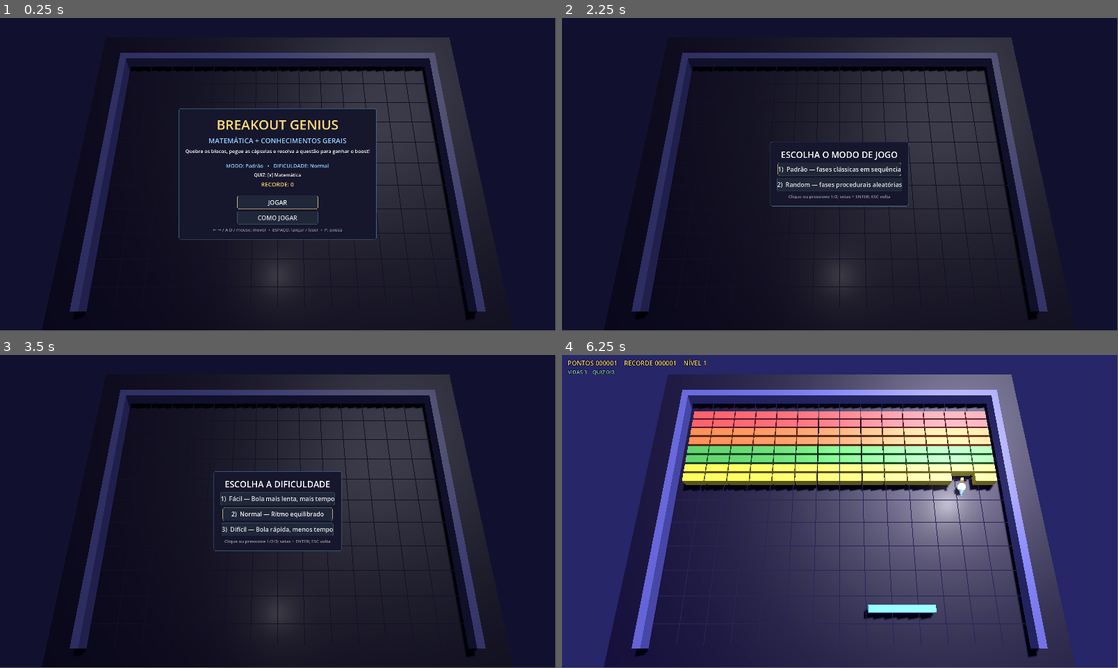
Above: before the commit, frames 1-4 (two rows, left to right).
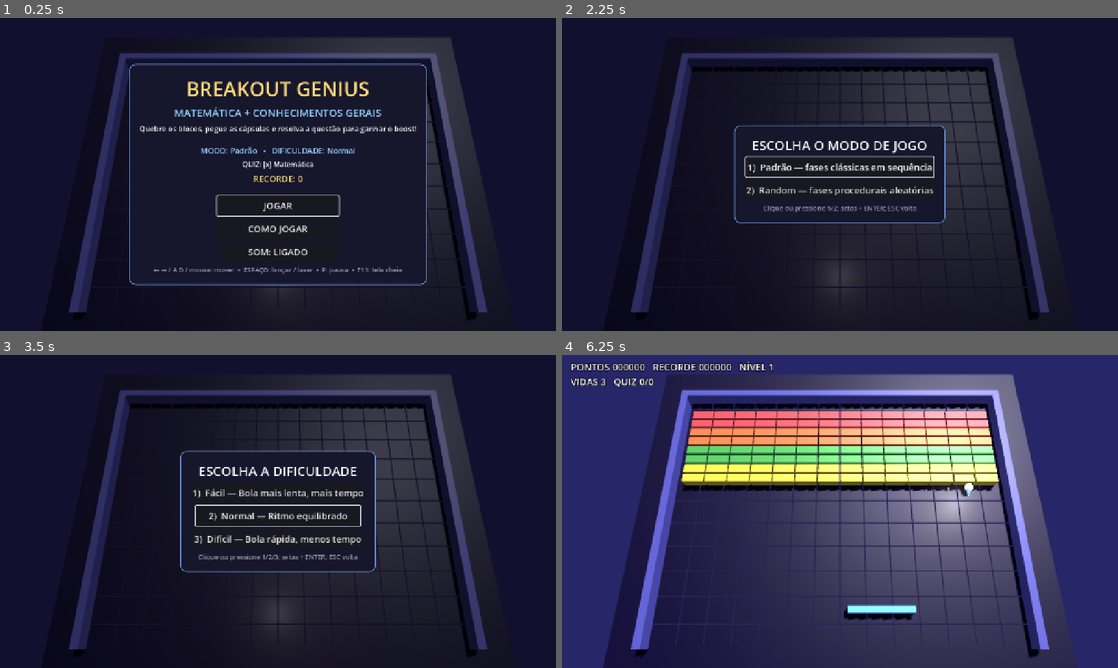
Above: after the commit, the same moments.

Repository: samuury/PIT---Breakout
Game: Godot game, scene res://Main.tscn
Same seed, same stepped clock (60 frames per second), same inputs: the game is played once before the commit and once after it.
Inputs (mouse positions are in pixels of both pictures, inside the frame that each line leads up to):
- Up to frame 1 (0.25 s): no input
- Up to frame 2 (2.25 s): click (840, 252) at 0.5 s, where only the run after the commit has a clickable "SOM: LIGADO"; click (840, 252) at 1.25 s, where only the run after the commit has a clickable "SOM: DESLIGADO"; click "JOGAR" at 2 s
- Up to frame 3 (3.5 s): click "1) Padrão — fases clássicas e…" at 2.75 s
- Up to frame 4 (6.25 s): click "2) Normal — Ritmo equilibrado" at 3.5 s; click "COMEÇAR" at 4.25 s; tap Enter at 5 s; move the mouse to (962, 495) at 5.02 s; hold D 5.03-5.78 s; tap Right (dir) at 5.1, 5.85 s; click (962, 495) at 5.17 s; move the mouse to (728, 527) at 5.77 s; hold A from 5.78 s (still down); click (728, 527) at 5.92 s
In our replay, the window is 799x449 before the commit and 800x450 after it. These sizes can differ from the game's own. Grey fills any space a smaller window leaves; there, only what the larger window draws over its background counts as a difference.

The runs differ from the first frame. In frame 1, 12% of the frame differs, in the area x 12-88%, y 6-96%; in frame 2, 6.0%; in frame 3, 6.7%; in frame 4, 8.8%.

Commit message:
Melhora jogo e configurações de exportação

Diff:
--- a/Main.gd
+++ b/Main.gd
@@ -24,13 +24,11 @@
 const STALL_LIMIT := 8.0
 const MAX_DROPS := 3
 const SPEED_K := 1.875  # +25% sobre o valor anterior (1.5), vale para todas as dificuldades
-const SIM_STEP := 1.0 / 60.0
-const MAX_CATCH_UP := 0.25
-var save_path := "user://recorde_breakout_matematico.txt"
+const SAVE_PATH := "user://recorde_breakout_matematico.txt"
 const QUESTIONS_PATH := "res://data/perguntas.json"
+const CONFIG_PATH := "user://config_breakout.cfg"
 const QuizBankScript := preload("res://quiz_bank.gd")
 const LevelGenScript := preload("res://level_gen.gd")
-const RecordStoreScript := preload("res://record_store.gd")
 const ROW_PTS := [7, 7, 5, 5, 3, 3, 1, 1]
 const MATERIAS := ["Matemática", "Geografia", "Ciências", "História", "Cultura"]
 var ROW_COLORS: Array[Color] = [
@@ -94,10 +92,12 @@
 var use_mouse := false
 var mouse_ratio := 0.5
 var t_anim := 0.0
-var sim_accumulator := 0.0
 var novo_recorde := false
+var save_path := SAVE_PATH
+var config_path := CONFIG_PATH
+var sound_on := true
+var bump_tw: Tween
 var bank
-var record_store
 var drop_cd := 0.0
 var stall_t := 0.0
 var shake := 0.0
@@ -119,8 +119,6 @@
 var quiz_fb := 0.0
 
 var hud_label: Label
-var hud_status_label: Label
-var hud_effects_label: Label
 var msg_label: Label
 var hint_label: Label
 var quiz_box: CenterContainer
@@ -140,12 +138,12 @@
 	var win := get_window()
 	win.content_scale_mode = Window.CONTENT_SCALE_MODE_CANVAS_ITEMS
 	win.content_scale_aspect = Window.CONTENT_SCALE_ASPECT_KEEP
-	win.content_scale_size = Vector2i(1920, 1080)
-	record_store = RecordStoreScript.new(save_path)
+	win.content_scale_size = Vector2i(1280, 720)
 	hi = load_hi()
 	bank = QuizBankScript.new()
 	bank.load_json(QUESTIONS_PATH)
 	setup_input()
+	load_config()
 	setup_sfx()
 	setup_env()
 	setup_world()
@@ -182,6 +180,7 @@
 func sfx_add(nome: String, notes: Array, vol := 0.22) -> void:
 	var p := AudioStreamPlayer.new()
 	p.stream = make_seq(notes, vol)
+	p.max_polyphony = 4
 	add_child(p)
 	sfx_players[nome] = p
 
@@ -395,8 +394,8 @@
 		col = Color8(105, 112, 128)
 		node = box(Vector3(BR_W, BR_H, 1.0), col, Vector3(pos.x, pos.y, 0), 0.1)
 	elif tipo == "bomba":
-		col = Color8(55, 43, 62)
-		node = box(Vector3(BR_W, BR_H, 0.8), col, Vector3(pos.x, pos.y, 0), 0.7)
+		col = Color8(155, 45, 42)
+		node = box(Vector3(BR_W, BR_H, 0.8), col, Vector3(pos.x, pos.y, 0), 0.5)
 		var sm := SphereMesh.new()
 		sm.radius = 0.25
 		sm.height = 0.5
@@ -453,6 +452,7 @@
 
 
 func start_game() -> void:
+	save_config()
 	score = 0
 	lives = 3
 	level = 1
@@ -488,11 +488,24 @@
 
 
 func load_hi() -> int:
-	return record_store.load_score()
+	if FileAccess.file_exists(save_path):
+		var f := FileAccess.open(save_path, FileAccess.READ)
+		if f == null:
+			push_warning("Não foi possível abrir o arquivo de recorde: %s" % save_path)
+			return 0
+		var value := f.get_as_text().strip_edges()
+		if value.is_valid_int():
+			return maxi(0, value.to_int())
+		push_warning("Arquivo de recorde inválido; usando 0: %s" % save_path)
+	return 0
 
 
 func save_hi() -> void:
-	record_store.save_score(hi)
+	var f := FileAccess.open(save_path, FileAccess.WRITE)
+	if f == null:
+		push_warning("Não foi possível salvar o recorde: %s" % save_path)
+		return
+	f.store_string(str(hi))
 
 
 # ---------------------------------------------------------------- acertos / bombas
@@ -510,6 +523,7 @@
 	if int(br.hp) > 0:
 		sfx_play("duro")
 		tint(br)
+		flash_brick(node)
 		burst(node.position, Color(0.9, 0.9, 0.95), 4)
 		return
 	bricks.erase(br)
@@ -518,7 +532,7 @@
 	score += int(br.pts) * level * (2 if active.has("X2") else 1)
 	sfx_play("bloco")
 	burst(node.position, col, 12)
-	node.queue_free()
+	pop_brick(node)
 	shake = maxf(shake, 0.08)
 	if drop_cd <= 0.0 and randf() < DROP_CHANCE and drops.size() < MAX_DROPS:
 		drop_cd = DROP_COOLDOWN
@@ -704,6 +718,7 @@
 			pos.y = PADDLE_Y + PADDLE_H * 0.5 + BALL_R
 			accel = minf(1.3, accel + 0.01)
 			sfx_play("raquete")
+			paddle_bump()
 			if active.has("IMA"):
 				b.stuck = true
 				b.off = pos.x - paddle.position.x
@@ -737,13 +752,17 @@
 		l.pos = p
 		var n: MeshInstance3D = l.node
 		n.position = Vector3(p.x, p.y, 0)
-		var target = null
+		var target: Dictionary = {}
+		var target_distance := INF
 		for br in bricks:
 			var bp: Vector2 = br.pos
-			if absf(p.x - bp.x) < BR_W * 0.5 + 0.045 and absf(p.y - bp.y) < BR_H * 0.5 + 0.15:
+			var vertical_distance := absf(p.y - bp.y)
+			if absf(p.x - bp.x) < BR_W * 0.5 + 0.045 \
+					and vertical_distance < BR_H * 0.5 + 0.15 \
+					and vertical_distance < target_distance:
 				target = br
-				break
-		if target != null:
+				target_distance = vertical_distance
+		if not target.is_empty():
 			hit_brick(target)
 			n.queue_free()
 			lasers.erase(l)
@@ -755,7 +774,7 @@
 func update_paddle(delta: float) -> void:
 	var dir := 0.0
 	dir = Input.get_axis("esq", "dir")
-	var spd := 18.0 * (0.55 if active.has("RAQUETE_LENTA") else 1.0)
+	var spd := 22.0 * (0.55 if active.has("RAQUETE_LENTA") else 1.0)
 	var x := paddle.position.x
 	if dir != 0.0:
 		use_mouse = false
@@ -804,7 +823,20 @@
 
 
 # ---------------------------------------------------------------- perguntas
+func adapt_offsets() -> Dictionary:
+	# Dificuldade adaptativa: acerto alto sobe o nível daquela matéria, acerto baixo desce.
+	var out := {}
+	var pc: Dictionary = stats.por_cat
+	for cat in pc:
+		var ok: int = pc[cat][0]
+		var tot: int = pc[cat][1]
+		if tot >= 3:
+			out[cat] = clampi(int(round((float(ok) / tot - 0.6) * 5.0)), -2, 2)
+	return out
+
+
 func pick_question() -> Dictionary:
+	bank.adapt = adapt_offsets()
 	return bank.pick(materias_sel, ultima_cat, used, level)
 
 
@@ -828,7 +860,6 @@
 	for i in 4:
 		quiz_buttons[i].text = "%d)  %s" % [i + 1, quiz.opts[i]]
 		quiz_buttons[i].modulate = Color.WHITE
-	quiz_buttons[0].grab_focus()
 	quiz_fb_label.text = "Teclas 1-4 ou clique  •  Resposta rápida = mais pontos"
 	quiz_fb_label.modulate = Color(0.7, 0.7, 0.8)
 	set_state("QUIZ")
@@ -927,18 +958,11 @@
 
 
 func _process(delta: float) -> void:
-	var visual_delta := minf(delta, 0.1)
-	t_anim += visual_delta
-	update_shake(visual_delta)
-	update_fx(visual_delta)
-	sim_accumulator = minf(sim_accumulator + maxf(delta, 0.0), MAX_CATCH_UP)
-	while sim_accumulator >= SIM_STEP:
-		process_game_step(SIM_STEP)
-		sim_accumulator -= SIM_STEP
+	delta = minf(delta, 1.0 / 30.0)
+	t_anim += delta
+	update_shake(delta)
+	update_fx(delta)
 	update_hud()
-
-
-func process_game_step(delta: float) -> void:
 	match state:
 		"QUIZ":
 			if not quiz_answered:
@@ -1059,15 +1083,12 @@
 func update_hud() -> void:
 	var show_hud := state in ["JOGANDO", "QUIZ", "PAUSA", "NIVEL"]
 	hud_label.visible = show_hud
-	hud_status_label.visible = show_hud
-	hud_effects_label.visible = show_hud
-	var boost_items: Array[String] = []
+	var boosts := ""
 	for k in active:
 		var info: Dictionary = BOOSTS[k] if BOOSTS.has(k) else DOWNGRADES[k]
-		boost_items.append("%s %ds" % [info.nome, int(ceil(float(active[k])))])
-	hud_label.text = "PONTOS %06d    RECORDE %06d    NÍVEL %d" % [score, maxi(hi, score), level]
-	hud_status_label.text = "VIDAS %d    QUIZ %d/%d" % [lives, int(stats.get("acertos", 0)), int(stats.get("total", 0))]
-	hud_effects_label.text = "  •  ".join(boost_items)
+		boosts += "   [%s %ds]" % [info.nome, int(ceil(float(active[k])))]
+	hud_label.text = "PONTOS %06d   RECORDE %06d   NÍVEL %d\nVIDAS %d   QUIZ %d/%d%s" % [
+		score, maxi(hi, score), level, lives, int(stats.get("acertos", 0)), int(stats.get("total", 0)), boosts]
 
 	var hint := ""
 	if state == "JOGANDO":
@@ -1105,13 +1126,16 @@
 	var pc: Dictionary = stats.por_cat
 	if pc.is_empty():
 		s += "Nenhuma cápsula coletada nesta partida.\n"
+	var ad := adapt_offsets()
 	var names := pc.keys()
 	names.sort_custom(func(a, b): return int(pc[a][1]) > int(pc[b][1]))
 	for nm in names:
 		var ac: int = pc[nm][0]
 		var tt: int = pc[nm][1]
 		var filled := int(round(10.0 * ac / tt)) if tt > 0 else 0
-		s += "%s  [%s%s]  %d/%d\n" % [nm, "#".repeat(filled), "-".repeat(10 - filled), ac, tt]
+		var adj := int(ad.get(nm, 0))
+		var adj_txt := ("   (nível %+d)" % adj) if adj != 0 else ""
+		s += "%s  [%s%s]  %d/%d%s\n" % [nm, "#".repeat(filled), "-".repeat(10 - filled), ac, tt, adj_txt]
 	s += "\nENTER: jogar de novo   •   M: menu   •   ESC: sair"
 	return s
 
@@ -1137,25 +1161,7 @@
 
 	hud_label = make_label(22)
 	hud_label.position = Vector2(20, 12)
-	hud_label.add_theme_color_override("font_color", Color8(255, 220, 135))
 	cl.add_child(hud_label)
-
-	hud_status_label = make_label(18)
-	hud_status_label.position = Vector2(20, 46)
-	hud_status_label.add_theme_color_override("font_color", Color8(155, 220, 235))
-	cl.add_child(hud_status_label)
-
-	hud_effects_label = make_label(17)
-	hud_effects_label.set_anchors_and_offsets_preset(Control.PRESET_TOP_RIGHT)
-	hud_effects_label.offset_left = -760
-	hud_effects_label.offset_right = -24
-	hud_effects_label.offset_top = 18
-	hud_effects_label.offset_bottom = 72
-	hud_effects_label.horizontal_alignment = HORIZONTAL_ALIGNMENT_RIGHT
-	hud_effects_label.vertical_alignment = VERTICAL_ALIGNMENT_CENTER
-	hud_effects_label.autowrap_mode = TextServer.AUTOWRAP_WORD_SMART
-	hud_effects_label.add_theme_color_override("font_color", Color8(185, 225, 190))
-	cl.add_child(hud_effects_label)
 
 	msg_label = make_label(30)
 	msg_label.horizontal_alignment = HORIZONTAL_ALIGNMENT_CENTER
@@ -1216,9 +1222,8 @@
 	for i in 4:
 		var b := Button.new()
 		b.custom_minimum_size = Vector2(360, 60)
-		b.focus_mode = Control.FOCUS_ALL
+		b.focus_mode = Control.FOCUS_NONE
 		b.add_theme_font_size_override("font_size", 22)
-		style_button(b)
 		b.pressed.connect(answer.bind(i))
 		grid.add_child(b)
 		quiz_buttons.append(b)
@@ -1260,26 +1265,9 @@
 	b.custom_minimum_size = Vector2(w, 46)
 	b.size_flags_horizontal = Control.SIZE_SHRINK_CENTER
 	b.add_theme_font_size_override("font_size", 21)
-	style_button(b)
 	b.pressed.connect(cb)
 	menu_vb.add_child(b)
 	return b
-
-
-func button_style(background: Color, border: Color) -> StyleBoxFlat:
-	var style := StyleBoxFlat.new()
-	style.bg_color = background
-	style.border_color = border
-	style.set_border_width_all(1)
-	style.set_corner_radius_all(6)
-	return style
-
-
-func style_button(button: Button) -> void:
-	button.add_theme_stylebox_override("normal", button_style(Color8(31, 39, 57), Color8(68, 91, 122)))
-	button.add_theme_stylebox_override("hover", button_style(Color8(44, 60, 78), Color8(100, 190, 220)))
-	button.add_theme_stylebox_override("pressed", button_style(Color8(24, 34, 48), Color8(255, 205, 110)))
-	button.add_theme_stylebox_override("focus", button_style(Color(0, 0, 0, 0), Color8(255, 220, 135)))
 
 
 func materias_text() -> String:
@@ -1310,7 +1298,8 @@
 			mlabel("", 8)
 			var jb := mbutton("JOGAR", func(): set_state("SELECAO_MODO"), 280.0)
 			mbutton("COMO JOGAR", func(): set_state("AJUDA"), 280.0)
-			mlabel("← → / A D / mouse: mover  •  ESPAÇO: lançar / laser  •  P: pausa", 15, grey)
+			mbutton("SOM: " + ("LIGADO" if sound_on else "DESLIGADO"), toggle_sound, 280.0)
+			mlabel("← → / A D / mouse: mover  •  ESPAÇO: lançar / laser  •  P: pausa  •  F11: tela cheia", 15, grey)
 			jb.grab_focus()
 		"AJUDA":
 			mlabel("COMO JOGAR", 36, gold)
@@ -1332,7 +1321,7 @@
 			mlabel("Conhecimentos gerais: Geografia • Ciências • História • Cultura", 15)
 			mlabel("Errou ou o tempo acabou? Downgrade por 8 s, e a matéria volta depois como REVISÃO.", 15, Color8(240, 90, 90))
 			mlabel("Blocos cinza = obstáculos indestrutíveis  •  Blocos vermelhos = bombas (explosão em cadeia)", 15, grey)
-			mlabel("Mover: ← → / A D / mouse / direcional  •  Lançar e atirar: ESPAÇO / botão A  •  Responder: 1-4  •  Pausa: P", 15, grey)
+			mlabel("Mover: ← → / A D / mouse / direcional  •  Lançar e atirar: ESPAÇO / botão A  •  Responder: 1-4 ou A/B/X/Y  •  Pausa: P ou Start", 15, grey)
 			mbutton("VOLTAR", func(): set_state("MENU"), 240.0).grab_focus()
 		"SELECAO_MODO":
 			mlabel("ESCOLHA O MODO DE JOGO", 30)
@@ -1417,6 +1406,13 @@
 
 
 func _input(event: InputEvent) -> void:
+	if event is InputEventKey and (event as InputEventKey).pressed and not (event as InputEventKey).echo \
+			and (event as InputEventKey).keycode == KEY_F11:
+		toggle_fullscreen()
+		return
+	if event is InputEventJoypadButton and (event as InputEventJoypadButton).pressed:
+		handle_pad((event as InputEventJoypadButton).button_index)
+		return
 	if state == "JOGANDO" and event.is_action_pressed("lancar"):
 		on_primary()
 		return
@@ -1518,6 +1514,8 @@
 
 
 func _notification(what: int) -> void:
+	if what == NOTIFICATION_APPLICATION_FOCUS_OUT and state == "JOGANDO":
+		set_state("PAUSA")
 	if what == NOTIFICATION_WM_CLOSE_REQUEST:
 		hi = maxi(hi, score)
 		save_hi()
@@ -1526,7 +1524,99 @@
 func panel_style() -> StyleBoxFlat:
 	var sb := StyleBoxFlat.new()
 	sb.bg_color = Color8(22, 22, 44, 250)
-	sb.border_color = Color8(75, 130, 160)
-	sb.set_border_width_all(1)
-	sb.set_corner_radius_all(8)
+	sb.border_color = Color8(100, 140, 210)
+	sb.set_border_width_all(2)
+	sb.set_corner_radius_all(14)
 	return sb
+
+
+func toggle_fullscreen() -> void:
+	var win := get_window()
+	win.mode = Window.MODE_WINDOWED if win.mode == Window.MODE_FULLSCREEN else Window.MODE_FULLSCREEN
+
+
+# ---------------------------------------------------------------- polimento / config
+func flash_brick(node: MeshInstance3D) -> void:
+	var m: StandardMaterial3D = node.material_override
+	m.emission_enabled = true
+	m.emission_energy_multiplier = 2.5
+	node.create_tween().tween_property(m, "emission_energy_multiplier", 0.15, 0.2)
+
+
+func pop_brick(node: MeshInstance3D) -> void:
+	var tw := node.create_tween()
+	tw.tween_property(node, "scale", Vector3.ZERO, 0.15).set_ease(Tween.EASE_IN)
+	tw.tween_callback(node.queue_free)
+
+
+func paddle_bump() -> void:
+	if bump_tw != null and bump_tw.is_valid():
+		bump_tw.kill()
+	paddle.scale.y = 1.7
+	bump_tw = paddle.create_tween()
+	bump_tw.tween_property(paddle, "scale:y", 1.0, 0.12)
+
+
+func handle_pad(btn: int) -> void:
+	match state:
+		"QUIZ":
+			if not quiz_answered:
+				if btn >= 0 and btn <= 3:
+					answer(btn)
+			elif quiz_fb < 2.0 and btn == 0:
+				close_quiz()
+		"JOGANDO":
+			if btn == JOY_BUTTON_START:
+				set_state("PAUSA")
+		"PAUSA":
+			if btn == JOY_BUTTON_START:
+				set_state("JOGANDO")
+		"FIM":
+			if btn == 0:
+				start_game()
+			elif btn == 1:
+				set_state("MENU")
+
+
+func apply_sound() -> void:
+	AudioServer.set_bus_mute(AudioServer.get_bus_index("Master"), not sound_on)
+
+
+func toggle_sound() -> void:
+	sound_on = not sound_on
+	apply_sound()
+	save_config()
+	call_deferred("rebuild_menu")
+
+
+func load_config() -> void:
+	var cf := ConfigFile.new()
+	if cf.load(config_path) != OK:
+		return
+	var md: String = str(cf.get_value("jogo", "modo", modo_jogo))
+	if md in ["padrao", "random"]:
+		modo_jogo = md
+	var df: String = str(cf.get_value("jogo", "dificuldade", dificuldade))
+	if DIFS.has(df):
+		dificuldade = df
+	var ms = cf.get_value("jogo", "materias", materias_sel)
+	if ms is Array:
+		var ok: Array = []
+		for m in MATERIAS:
+			if ms.has(m):
+				ok.append(m)
+		if not ok.is_empty():
+			materias_sel = ok
+	sound_on = bool(cf.get_value("jogo", "som", true))
+	apply_sound()
+
+
+func save_config() -> void:
+	var cf := ConfigFile.new()
+	cf.set_value("jogo", "modo", modo_jogo)
+	cf.set_value("jogo", "dificuldade", dificuldade)
+	cf.set_value("jogo", "materias", materias_sel)
+	cf.set_value("jogo", "som", sound_on)
+	var error := cf.save(config_path)
+	if error != OK:
+		push_warning("Não foi possível salvar as configurações (%s): %s" % [error, config_path])
--- a/level_gen.gd
+++ b/level_gen.gd
@@ -3,9 +3,9 @@
 
 const COLS := 14
 const ROWS := 8
-# Frações dos perigos sorteados que aparecem; os demais viram blocos normais.
+# Fração dos obstáculos sorteados que permanecem (menor = menos blocos inquebráveis).
+# Os obstáculos removidos viram blocos normais na mesma posição.
 const OBSTACLE_KEEP := 0.45
-const BOMB_KEEP := 0.15
 
 
 static func generate(level: int, modo: String, dif: Dictionary) -> Array:
@@ -50,21 +50,13 @@
 					var wo: int = dif.haz_obs
 					var wb: int = dif.haz_bomba
 					var tipo := "obstaculo" if randi() % (wo + wb) < wo else "bomba"
-					var keep_chance: float = OBSTACLE_KEEP if tipo == "obstaculo" else BOMB_KEEP
-					if randf() <= keep_chance:
-						cells.append({"r": r, "c": c, "tipo": tipo, "hp": 1})
+					if tipo == "obstaculo" and randf() > OBSTACLE_KEEP:
+						cells.append({"r": r, "c": c, "tipo": "normal", "hp": brick_hp(level, r, modo, dif)})
+						any_normal = true
 						continue
-					on = true
-				else:
-					continue
-			var hp := 1
-			if level >= 2 and r < 2:
-				hp = 2
-			if level >= 4:
-				hp = 3 if r < 2 else (2 if r < 4 else 1)
-			var bonus_hp := 1 if (modo == "random" and level >= 3 and r < 2) else 0
-			hp = mini(4, hp + int(dif.vida_extra) + bonus_hp)
-			cells.append({"r": r, "c": c, "tipo": "normal", "hp": hp})
+					cells.append({"r": r, "c": c, "tipo": tipo, "hp": 1})
+				continue
+			cells.append({"r": r, "c": c, "tipo": "normal", "hp": brick_hp(level, r, modo, dif)})
 			any_normal = true
 	if not any_normal:
 		for i in range(cells.size() - 1, -1, -1):
@@ -72,3 +64,13 @@
 				cells.remove_at(i)
 		cells.append({"r": 0, "c": 6, "tipo": "normal", "hp": 1 + int(dif.vida_extra)})
 	return cells
+
+
+static func brick_hp(level: int, r: int, modo: String, dif: Dictionary) -> int:
+	var hp := 1
+	if level >= 2 and r < 2:
+		hp = 2
+	if level >= 4:
+		hp = 3 if r < 2 else (2 if r < 4 else 1)
+	var bonus_hp := 1 if (modo == "random" and level >= 3 and r < 2) else 0
+	return mini(4, hp + int(dif.vida_extra) + bonus_hp)
--- a/project.godot
+++ b/project.godot
@@ -1,15 +1,29 @@
 ; Engine configuration file.
+; It's best edited using the editor UI and not directly,
+; since the parameters that go here are not all obvious.
+;
+; Format:
+;   [section] ; section goes between []
+;   param=value ; assign values to parameters
+
 config_version=5
+
+[animation]
+
+compatibility/default_parent_skeleton_in_mesh_instance_3d=true
 
 [application]
 
 config/name="Breakout Matematico 3D"
 run/main_scene="res://Main.tscn"
-config/features=PackedStringArray("4.4")
+config/features=PackedStringArray("4.7")
 
 [display]
 
 window/size/viewport_width=1920
 window/size/viewport_height=1080
-window/size/window_width_override=1920
-window/size/window_height_override=1080
+window/stretch/mode="canvas_items"
+
+[rendering]
+
+anti_aliasing/quality/msaa_3d=1
--- a/quiz_bank.gd
+++ b/quiz_bank.gd
@@ -12,6 +12,11 @@
 var gerais: Dictionary = {}
 var revisit: Array = []
 var level := 1
+var adapt: Dictionary = {}  # categoria -> ajuste de nível (-2..+2), definido por quem usa o banco
+
+
+func eff_level(cat: String) -> int:
+	return maxi(1, level + int(adapt.get(cat, 0)))
 
 
 func load_json(path: String) -> bool:
@@ -19,27 +24,10 @@
 		push_warning("Banco de perguntas não encontrado: " + path)
 		return false
 	var data = JSON.parse_string(FileAccess.get_file_as_string(path))
-	if not validate_data(data):
+	if typeof(data) != TYPE_DICTIONARY:
 		push_warning("JSON de perguntas inválido: " + path)
 		return false
 	gerais = data
-	return true
-
-
-func validate_data(data: Variant) -> bool:
-	if typeof(data) != TYPE_DICTIONARY:
-		return false
-	for category in data:
-		if typeof(category) != TYPE_STRING or typeof(data[category]) != TYPE_ARRAY or data[category].is_empty():
-			return false
-		for question in data[category]:
-			if typeof(question) != TYPE_ARRAY or question.size() != 3 \
-					or typeof(question[0]) != TYPE_STRING or typeof(question[1]) != TYPE_STRING \
-					or typeof(question[2]) != TYPE_ARRAY or question[2].size() < 3:
-				return false
-			for option in question[2]:
-				if typeof(option) != TYPE_STRING:
-					return false
 	return true
 
 
@@ -288,7 +276,7 @@
 
 func gen_from(entry: Array) -> Dictionary:
 	if str(entry[1]) != "":
-		return call(str(entry[1]), level)
+		return call(str(entry[1]), eff_level(str(entry[0])))
 	var cat: String = entry[0]
 	var lista: Array = gerais.get(cat, [])
 	var e: Array = lista.pick_random()
@@ -319,7 +307,7 @@
 			var q: Dictionary
 			var gname := math_gen_for(r.cat)
 			if gname != "":
-				q = call(gname, level)
+				q = call(gname, eff_level(str(r.cat)))
 			else:
 				q = (r.q as Dictionary).duplicate(true)
 				var ans: String = q.ans
--- a/tests/test_headless.gd
+++ b/tests/test_headless.gd
@@ -7,7 +7,8 @@
 	run()
 func run() -> void:
 	var m = load("res://Main.gd").new()
-	m.save_path = "user://test_recorde_%d.txt" % OS.get_process_id()
+	m.save_path = "user://teste_recorde.txt"   # testes nunca tocam nos arquivos reais
+	m.config_path = "user://teste_config.cfg"
 	root.add_child(m)
 	await process_frame
 	await process_frame
@@ -15,8 +16,6 @@
 	print("== banco de perguntas")
 	var g: Dictionary = m.bank.gerais
 	check(g.size() == 4 and g["Geografia"].size() >= 24, "JSON carregado: 4 matérias gerais")
-	check(m.bank.validate_data({"Geografia": [["Pergunta?", "Resposta", ["A", "B", "C"]]]}), "schema de pergunta válido aceito")
-	check(not m.bank.validate_data({"Geografia": [["Pergunta?", "Resposta", []]]}), "schema sem alternativas rejeitado")
 	m.materias_sel = todas
 	var ruins := 0
 	for lv in [1, 3, 6, 10]:
@@ -41,25 +40,16 @@
 	print("== geração de fases")
 	var LG = load("res://level_gen.gd")
 	var sem := 0
-	var vazios_random := 0
-	var bombas_random := 0
-	var celulas_random := 0
 	for modo in ["padrao","random"]:
 		for dif in ["facil","normal","dificil"]:
 			for lv in range(1, 16):
 				for k in 20:
 					var cells = LG.generate(lv, modo, m.DIFS[dif])
-					if modo == "random":
-						if cells.size() != LG.COLS * LG.ROWS: vazios_random += 1
-						celulas_random += cells.size()
 					var n := 0
 					for c in cells:
 						if c.tipo == "normal": n += 1
-						if modo == "random" and c.tipo == "bomba": bombas_random += 1
 					if n == 0: sem += 1
 	check(sem == 0, "1800 fases geradas, todas com bloco normal")
-	check(vazios_random == 0, "fases Random sem espaços vazios: %d" % vazios_random)
-	check(float(bombas_random) / celulas_random < 0.08, "bombas Random abaixo de 8%% das células (%d/%d)" % [bombas_random, celulas_random])
 	print("== multibola limitada")
 	m.modo_jogo = "padrao"; m.dificuldade = "normal"
 	m.start_game(); m.launch()
@@ -98,6 +88,49 @@
 	m._notification(Node.NOTIFICATION_WM_CLOSE_REQUEST)
 	check(m.load_hi() >= 987654, "recorde gravado no fechamento: %d" % m.load_hi())
 	DirAccess.remove_absolute(ProjectSettings.globalize_path(m.save_path))
+	print("== dificuldade adaptativa")
+	m.start_game()
+	m.stats.por_cat = {"Aritmética": [5, 5], "Frações": [0, 4], "Tabuada": [2, 2]}
+	var ad: Dictionary = m.adapt_offsets()
+	check(ad.get("Aritmética", 0) == 2 and ad.get("Frações", 0) == -2 and not ad.has("Tabuada"), "ajustes por matéria: %s" % str(ad))
+	m.bank.adapt = ad
+	m.bank.level = 1
+	check(m.bank.eff_level("Aritmética") == 3 and m.bank.eff_level("Frações") == 1, "nível efetivo sobe com acerto e nunca fica abaixo de 1")
+	m.stats.por_cat = {}
+	m.bank.adapt = {}
+	print("== configurações salvas")
+	m.modo_jogo = "random"; m.dificuldade = "dificil"; m.materias_sel = ["Matemática", "Ciências"]; m.sound_on = false
+	m.save_config()
+	var m2 = load("res://Main.gd").new()
+	m2.save_path = "user://teste_recorde.txt"
+	m2.config_path = "user://teste_config.cfg"
+	root.add_child(m2)
+	await process_frame
+	await process_frame
+	check(m2.modo_jogo == "random" and m2.dificuldade == "dificil" and m2.materias_sel == ["Matemática", "Ciências"] and not m2.sound_on, "modo, dificuldade, matérias e som restaurados ao reabrir")
+	m2.sound_on = true; m2.apply_sound(); m2.queue_free()
+	m.sound_on = true; m.apply_sound()
+	print("== áudio e controle")
+	check(m.sfx_players["bloco"].max_polyphony >= 2, "efeitos sonoros podem sobrepor (polifonia %d)" % m.sfx_players["bloco"].max_polyphony)
+	m.start_game()
+	m.open_quiz("MULTI")
+	m.handle_pad(2)
+	check(m.quiz_answered, "botão X do controle responde o quiz")
+	m.quiz_fb = 0.5
+	m.handle_pad(0)
+	check(m.state == "JOGANDO", "botão A continua após a resposta")
+	m.handle_pad(JOY_BUTTON_START)
+	check(m.state == "PAUSA", "Start pausa")
+	m.handle_pad(JOY_BUTTON_START)
+	check(m.state == "JOGANDO", "Start despausa")
+	print("== animações de bloco")
+	var alvo = null
+	for b in m.bricks:
+		if b.tipo == "normal": alvo = b; break
+	var nodo = alvo.node
+	m.hit_brick(alvo, true)
+	await create_timer(0.5).timeout
+	check(not is_instance_valid(nodo), "bloco destruído some depois da animação de saída")
 	print("== partida completa + game over")
 	m.modo_jogo = "random"; m.dificuldade = "dificil"; m.materias_sel = todas
 	m.start_game(); m.launch()
@@ -105,5 +138,6 @@
 	check(m.state == "FIM", "game over alcançado")
 	m.hi = 0
 	DirAccess.remove_absolute(ProjectSettings.globalize_path(m.save_path))
+	DirAccess.remove_absolute(ProjectSettings.globalize_path(m.config_path))
 	print("RESULTADO: ", "TUDO OK" if falhas == 0 else "%d FALHA(S)" % falhas)
 	quit(0 if falhas == 0 else 1)
Not shown, added: export_presets.cfg
Not shown, changed: tests/test_headless.gd.uid
